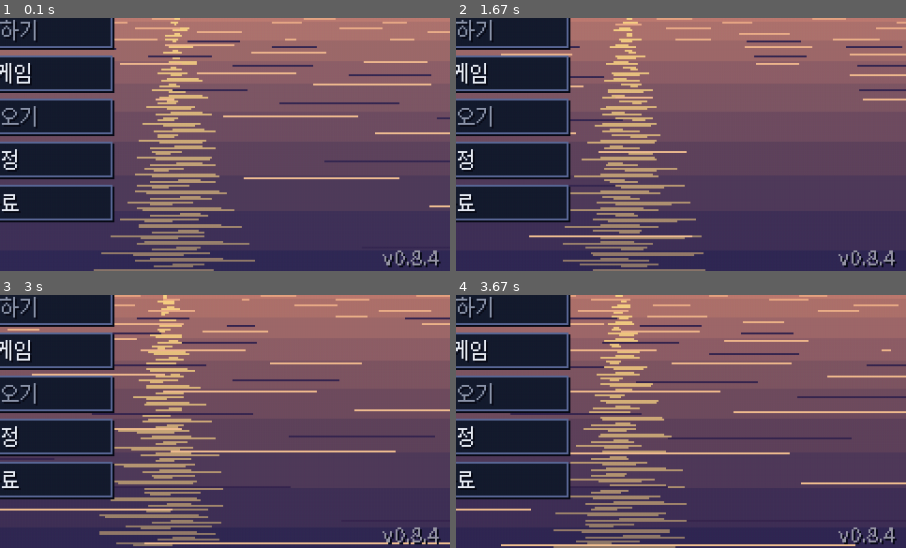
Above: before the commit, frames 1-4 (two rows, left to right).
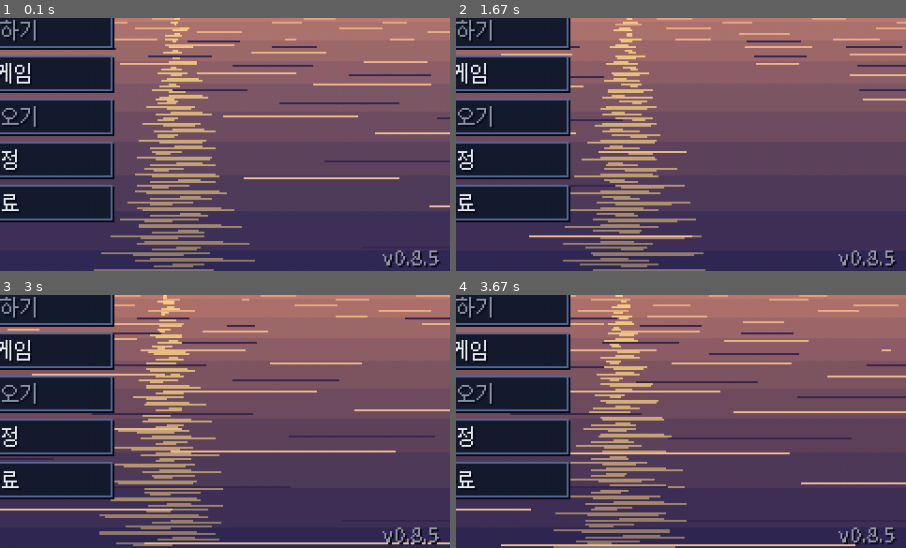
Above: after the commit, the same moments.

Repository: sinsiu60/fishingplanet
Game: pygame game, started from main.py
The game is run twice, just before and just after one commit, with the same random seed, the same clock (stepped at 60 frames per second) and the same inputs.
Inputs (mouse positions are % of the whole screen's width and height, from its top left):
- Up to frame 1 (0.1 s): no input
- Up to frame 2 (1.67 s): hold Up 0.33-0.8 s; move the mouse to (46, 54) at 0.37 s; hold Up 1.23-1.53 s; move the mouse to (26, 51) at 1.27 s
- Up to frame 3 (3 s): tap Enter at 1.97 s; tap Space at 2.63 s
- Up to frame 4 (3.67 s): no input
The pictures show only the part of the screen within x 50-100%, y 50-100%; the shares and areas given below are measured in that part.

The runs differ from the first frame. In frame 1, 0.1% of the frame differs, in the area x 94-98%, y 91-99%; in frame 2, 0.1%; in frame 3, 0.1%; in frame 4, 0.1%.

Commit message:
Fix Android launch crash: compile pygame SIMD blitters on aarch64; 0.8.5
pygame 2.6.1's Setup.Android.SDL2.in omits simd_blitters_sse2.c/_avx2.c
from the surface module while aarch64 enables the NEON (sse2neon) blit path,
so pygame.display failed to load with 'cannot locate symbol
alphablit_alpha_sse2_argb_surf_alpha'. The local recipe adds both files
like the desktop template. CI now fails if any packaged pygame module has
unresolved SIMD/blit symbols; the cache key includes the recipes so recipe
changes rebuild pygame. Removes the diagnostic start toast.

Co-Authored-By: Claude Opus 5.5 <noreply@anthropic.com>
Claude-Session: https://claude.ai/code/session_01XkZZxEWm7K26sk4a4EAFMF

Diff:
--- a/android/recipes/pygame/__init__.py
+++ b/android/recipes/pygame/__init__.py
@@ -34,6 +34,15 @@
                     os.remove(c)
 
             setup_template = open(join("buildconfig", "Setup.Android.SDL2.in")).read()
+            # pygame 2.6.1 안드로이드 템플릿 버그: aarch64 에선 NEON(sse2neon)으로 SIMD 블리터를 켜는데
+            # surface 모듈에 simd_blitters_sse2.c / _avx2.c 가 빠져 있어 폰에서 'cannot locate symbol
+            # alphablit_alpha_sse2_argb_surf_alpha' 로 pygame.display 를 못 불러온다 (v0.8.0~0.8.4 시작 직후 종료).
+            # 데스크톱 템플릿(Setup.SDL2.in)과 같게 두 파일을 넣는다 (avx2 쪽은 ARM 에선 빈 대체 함수로 컴파일됨).
+            old = "surface src_c/surface.c"
+            if "simd_blitters_sse2.c" not in setup_template:
+                assert old in setup_template, "pygame Setup.Android.SDL2.in 의 surface 줄이 바뀜 — 레시피 확인"
+                setup_template = setup_template.replace(
+                    old, "surface src_c/simd_blitters_sse2.c src_c/simd_blitters_avx2.c src_c/surface.c")
             env = self.get_recipe_env(arch)
             env['ANDROID_ROOT'] = join(self.ctx.ndk.sysroot, 'usr')
 
--- a/dist_readme.txt
+++ b/dist_readme.txt
@@ -1,4 +1,4 @@
-낚시 게임 v0.8.4
+낚시 게임 v0.8.5
 ================
 
 실행: FishingGame.exe 를 더블클릭하세요. (Python 설치 필요 없음)
--- a/main.py
+++ b/main.py
@@ -30,9 +30,6 @@
     from src.core import bootlog
     bootlog.start()
     from src.platform.detect import IS_ANDROID
-    if IS_ANDROID:
-        from src.version import VERSION
-        bootlog.android_toast(f"v{VERSION} 파이썬 시작됨")  # 이 알림이 보이면 파이썬은 돈다 (진단용)
     audio = True
     if IS_ANDROID and (bootlog.previous or bootlog.fault):
         # 지난번 실행이 통째로 죽었다 → 어디서 멈췄는지 보여 주고, 이번엔 소리 없이(안전 모드) 시작
--- a/src/version.py
+++ b/src/version.py
@@ -1,2 +1,2 @@
 """게임 버전 (릴리즈 태그 v<VERSION>, buildozer.spec version 과 같게)."""
-VERSION = "0.8.4"
+VERSION = "0.8.5"
Not shown, changed: .github/workflows/build.yml
Not shown, changed: RELEASE_NOTES.md
Not shown, changed: buildozer.spec
